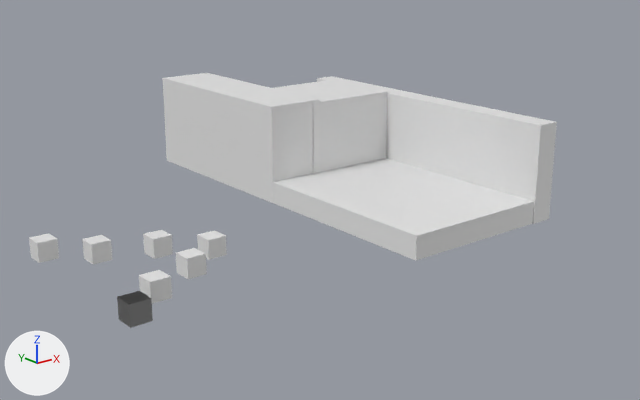
Before and after pictures for a commit that changed the glTF model assets/scenes/fixtures.glb.
Before and after are seen from a camera (50 mm lens) standing at (-38.1, -75.7, 29.8) and looking at (17.5, -6.2, 2.0). Lighting does not change. The marker at lower left points along +X, +Y and +Z. The picture after the commit comes second. Where no turn or scale is listed for an object, it has been applied to the vertices.

The first picture shows 'Cube', 'Cube.001', 'Cube.002', 'Cube.003', 'Light.000', 'Light.001', 'Light.002', 'Light.003', 'Light.004', 'Light.005', 'Light.007'.
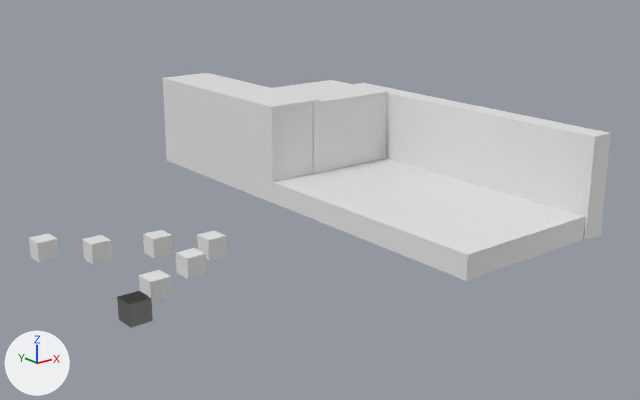
What differs and where, as boxes (x1, y1, x2, y2) in the pictures (640 x 400 px):
'Cube.001', moved
    before: (273, 158, 534, 260)
    after: (273, 158, 585, 281)
'Cube.003', moved
    before: (317, 76, 557, 224)
    after: (354, 83, 611, 240)

Edits to the bpy script that builds the scene:
```text
Change ob_cube_001:
    ob_cube_001.location: (25.13, -3.89, 1.21) -> (25.13, -10.11, 1.21)
Change ob_cube_003:
    ob_cube_003.location: (34.76, -3.54, 5.21) -> (34.76, -9.87, 5.21)
```
